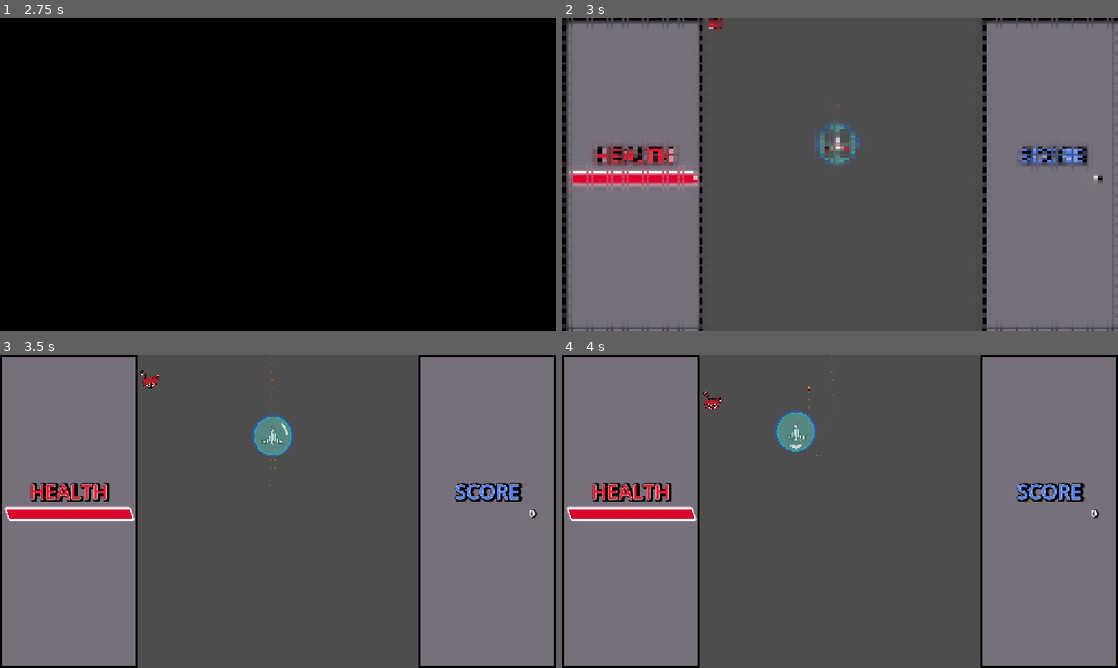
Above: before the commit, frames 1-4 (two rows, left to right).
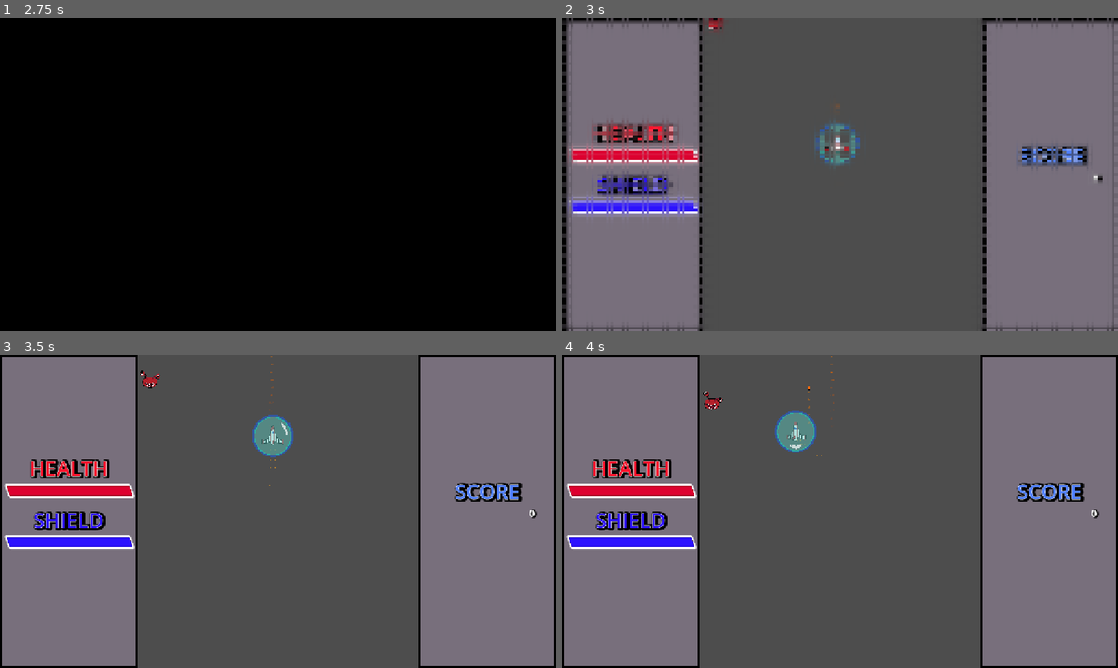
Above: after the commit, the same moments.

Repository: Mast177/FlyingGameRepo
Game: Godot game, scene res://Scenes/Menus/main_menu.tscn
The game is run twice, just before and just after one commit, with the same random seed, the same clock (stepped at 60 frames per second) and the same inputs.
Inputs:
- Up to frame 1 (2.75 s): click "Level Select" at 0.5 s; tap Enter at 1.25 s; hold W (Move_Up) 1.28-2 s; hold Space (Shoot) 1.28-2 s; click "1" at 2 s
- Up to frame 2 (3 s): tap Space (Shoot) at 2.75 s; hold W (Move_Up) from 2.78 s (still down); tap T at 2.85 s
- Up to frame 3 (3.5 s): keep holding W (Move_Up)
- Up to frame 4 (4 s): release W (Move_Up) at 3.53 s; hold A (Move_Left) from 3.53 s (still down); hold Space (Shoot) from 3.53 s (still down)

Frame 1 is identical in both runs. In frame 2, 4.9% of the frame differs, in the area x 1-25%, y 33-64%; in frame 3, 4.3%; in frame 4, 4.3%.

Commit message:
Shield Logic Implementation
Implemented shield logic including shield regeneration, stunned regeneration, shield ui elements, and damage reduction from active shield

Diff:
--- a/Assets/Scripts/Menus/ui.gd
+++ b/Assets/Scripts/Menus/ui.gd
@@ -1,24 +1,37 @@
 extends CanvasLayer
 
 @export var health_bar : ProgressBar
+@export var shield_bar : ProgressBar
 @export var score_tally : Label
 
 var player : CharacterBody2D
 var player_max_health : int
+var player_max_shield : int
 var player_health : int
+var player_shield : int
 var score := 0
 
 
 # Called when the node enters the scene tree for the first time.
 func _ready() -> void:
-	#get info about player health
+	await  get_tree().process_frame
+	#get info about player health and shield
 	player = get_tree().get_first_node_in_group("player")
 	player_max_health = player.health
+	player_max_shield = player.shield
 	player_health = player.health
+	player_shield = player.shield
 
-	#set up healthbar based on player health
+	#set up healthbar and shield_bar based on player health and shield
 	health_bar.max_value = player_max_health
 	health_bar.value = player_health
+	shield_bar.max_value = player_max_shield
+	shield_bar.value = player_shield
+
+	#if the player has shield stats = 0, then do not display shield ui
+	if player_max_shield <= 0:
+		$Control/HBoxContainer/Panel/Shield.visible = false
+		$Control/HBoxContainer/Panel/HBoxContainer2/ShieldBar.visible = false
 
 	#set up score tally
 	score_tally.text = str(score)
@@ -27,9 +40,13 @@
 func _process(_delta: float) -> void:
 	if !player:
 		return
-	elif player_health != player.health:
-		player_health = player.health
-		health_bar.value = player_health
+	else:
+		if player_health != player.health:
+			player_health = player.health
+			health_bar.value = player_health
+		if player_shield != player.shield:
+			player_shield = player.shield
+			shield_bar.value = player_shield
 
 # called by other scenes (enemies) so that the score can be increased on enemy death
 func increase_score(value: int):
--- a/Assets/Scripts/player_fighter.gd
+++ b/Assets/Scripts/player_fighter.gd
@@ -10,6 +10,8 @@
 
 @export var shield := 0
 @export var shoot_cooldown : float = 0.1
+@export var shield_regen_time : float = 3.0
+@export var shield_stun_time : float = 5.0
 
 @onready var main = get_tree().get_first_node_in_group("main")
 @onready var projectile = load("res://Scenes/Projectiles/orange_projectile.tscn")
@@ -17,9 +19,11 @@
 var can_shoot = true
 var is_dead = false
 var shield_up = false
+var shield_regen_hp : int = 0
 
 var shield_max = shield
 @onready var shield_sprite = $AnimatedSprite2D/AnimatedSprite2DShield
+@onready var shield_timer = $ShieldRegenTimer
 
 # Called when the node enters the scene tree for the first time.
 func _ready() -> void:
@@ -34,7 +38,8 @@
 	if shield_max > 0:
 		shield_up = true
 		shield_sprite.play("Shield_Start_Up")
-
+	else:
+		shield_sprite.visible = false
 
 
 # Called every frame. 'delta' is the elapsed time since the previous frame.
@@ -64,7 +69,8 @@
 	shield = PlayerStats.current_shield
 
 func take_damage(damage_taken: int):
-	if shield > 0:
+	shield_timer.start(shield_stun_time)
+	if shield > 0 and shield_up:
 		if shield > damage_taken:
 			shield -= damage_taken
 			#play shield hit sfx
@@ -75,11 +81,14 @@
 			shield = 0
 			print("shield downed!")
 			shield_sprite.play("Shield_Break")
+			shield_up = false
 			return
 		else:
 			damage_taken -= shield
 			shield_sprite.play("Shield_Break")
 			shield = 0
+			shield_up = false
+
 
 	health -= damage_taken
 	$AudioStreamPlayer.play()
@@ -144,10 +153,24 @@
 
 
 func _on_shield_regen_timer_timeout() -> void:
-	if shield < shield_max:
-		shield += 1
-	else:
-		shield_up = true
-	if shield_up:
-		shield_sprite.play("Shield_Start_Up")
-	print("Shield hp: " + str(shield) + " Shield_Up = " + str(shield_up))
+	#print("shield timer out")
+	shield_timer.start(shield_regen_time)
+	if shield >= shield_max:
+		print("Shield hp: " + str(shield) + " Shield_Up = " + str(shield_up))
+		return
+	if shield_max > 0:
+		#from here, assume that shield is always less than shield_max
+		if shield_up:
+			shield += 1
+			print("Shield hp: " + str(shield) + " Shield_Up = " + str(shield_up))
+			return
+		else:
+			shield_regen_hp += 1
+		if shield_regen_hp >= shield_max:
+			shield_regen_hp = 0
+			shield_up = true
+			shield = shield_max
+			shield_timer.stop()
+			shield_sprite.play("Shield_Start_Up")
+			print("Shield hp: " + str(shield) + " Shield_Up = " + str(shield_up))
+			return
--- a/Scenes/Misc/ui.tscn
+++ b/Scenes/Misc/ui.tscn
@@ -52,6 +52,29 @@
 shadow_color = Color(0, 0, 0, 1)
 shadow_offset = Vector2(1, 0)
 
+[sub_resource type="LabelSettings" id="LabelSettings_4fllt"]
+font_size = 47
+font_color = Color(0.17254902, 0.07058824, 1, 1)
+outline_size = 4
+shadow_size = 20
+shadow_color = Color(0, 0, 0, 1)
+shadow_offset = Vector2(3, 1)
+
+[sub_resource type="StyleBoxFlat" id="StyleBoxFlat_3sq67"]
+bg_color = Color(0.17254902, 0.07058824, 1, 1)
+skew = Vector2(-0.5, 0)
+border_width_left = 4
+border_width_top = 4
+border_width_right = 4
+border_width_bottom = 4
+border_color = Color(0, 0, 0, 0)
+corner_radius_top_left = 4
+corner_radius_top_right = 4
+corner_radius_bottom_right = 4
+corner_radius_bottom_left = 4
+shadow_color = Color(0, 0, 0, 1)
+shadow_offset = Vector2(1, 0)
+
 [sub_resource type="StyleBoxFlat" id="StyleBoxFlat_v2t3p"]
 bg_color = Color(0.470422, 0.437082, 0.48638, 1)
 border_width_left = 5
@@ -77,10 +100,11 @@
 [sub_resource type="RectangleShape2D" id="RectangleShape2D_q3jy2"]
 size = Vector2(624, 80)
 
-[node name="UI" type="CanvasLayer" node_paths=PackedStringArray("health_bar", "score_tally") groups=["UI"]]
+[node name="UI" type="CanvasLayer" node_paths=PackedStringArray("health_bar", "shield_bar", "score_tally") groups=["UI"]]
 process_mode = 3
 script = ExtResource("1_tgjfx")
 health_bar = NodePath("Control/HBoxContainer/Panel/HBoxContainer/HealthBar")
+shield_bar = NodePath("Control/HBoxContainer/Panel/HBoxContainer2/ShieldBar")
 score_tally = NodePath("Control/HBoxContainer/Panel4/Score/ScoreTally")
 
 [node name="Camera2D" type="Camera2D" parent="."]
@@ -122,9 +146,9 @@
 top_level = true
 layout_mode = 0
 offset_left = 68.0
-offset_top = 281.0
+offset_top = 228.0
 offset_right = 248.0
-offset_bottom = 346.0
+offset_bottom = 293.0
 scale = Vector2(0.998889, 0.993757)
 theme_override_font_sizes/font_size = 0
 text = "HEALTH"
@@ -139,9 +163,9 @@
 anchor_right = 1.0
 anchor_bottom = 0.5
 offset_left = 15.0
-offset_top = -11.5
+offset_top = -64.5
 offset_right = 15.0
-offset_bottom = 11.5
+offset_bottom = -41.5
 grow_horizontal = 2
 grow_vertical = 2
 scale = Vector2(0.915897, 1.44)
@@ -154,6 +178,45 @@
 size_flags_vertical = 1
 theme_override_styles/background = SubResource("StyleBoxFlat_oyxbb")
 theme_override_styles/fill = SubResource("StyleBoxFlat_8dypb")
+value = 50.0
+show_percentage = false
+
+[node name="Shield" type="Label" parent="Control/HBoxContainer/Panel"]
+top_level = true
+layout_mode = 0
+offset_left = 68.0
+offset_top = 347.0
+offset_right = 248.0
+offset_bottom = 412.0
+scale = Vector2(0.998889, 0.993757)
+theme_override_font_sizes/font_size = 0
+text = "SHIELD"
+label_settings = SubResource("LabelSettings_4fllt")
+horizontal_alignment = 1
+vertical_alignment = 1
+
+[node name="HBoxContainer2" type="HBoxContainer" parent="Control/HBoxContainer/Panel"]
+layout_mode = 1
+anchors_preset = 14
+anchor_top = 0.5
+anchor_right = 1.0
+anchor_bottom = 0.5
+offset_left = 15.000001
+offset_top = 54.0
+offset_right = 15.0
+offset_bottom = 77.0
+grow_horizontal = 2
+grow_vertical = 2
+scale = Vector2(0.915897, 1.44)
+
+[node name="ShieldBar" type="ProgressBar" parent="Control/HBoxContainer/Panel/HBoxContainer2"]
+z_index = 3
+z_as_relative = false
+layout_mode = 2
+size_flags_horizontal = 3
+size_flags_vertical = 1
+theme_override_styles/background = SubResource("StyleBoxFlat_oyxbb")
+theme_override_styles/fill = SubResource("StyleBoxFlat_3sq67")
 value = 50.0
 show_percentage = false
 
Not shown: 1 places in Scenes/Misc/ui.tscn that only renumber resources
